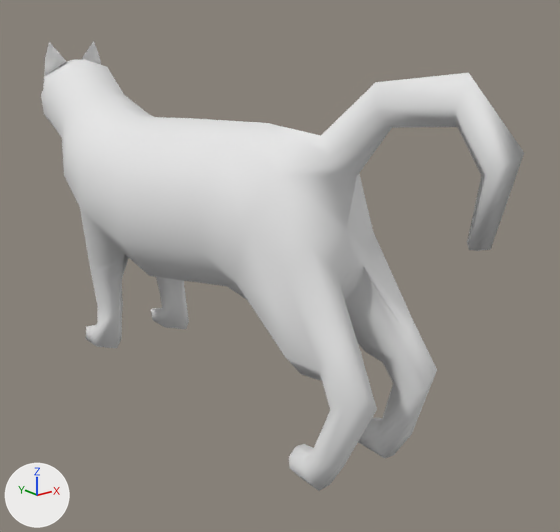
A saved change to the OBJ model examples/example0/assets/cat.obj.
Camera for both pictures: a 50 mm camera at (-0.496, -0.761, 0.243) aimed at (0.056, -0.071, -0.033). Every picture has the same lights, and +X, +Y and +Z are marked at lower left. Where no turn or scale is listed for an object, it has been applied to the vertices.
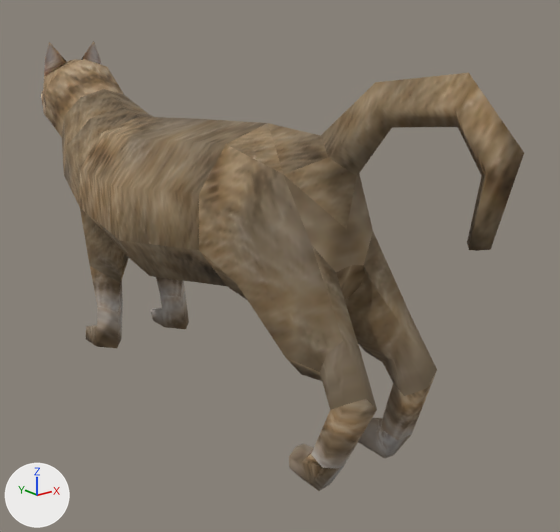
The change in detail:
Picture 'cat.png' (img_cat_png) is new.
Material 'cat' (mat_cat) is new.
Its texture is img_cat_png.
Its roughness is 0.821.
me_object_7 has 303 vertices, 608 faces and spans x -0.097..0.097, y -0.428..0.411, z -0.195..0.218.
me_object_7 no longer uses material mat_material_002 (white #e7e7e7).
me_object_7 now uses material mat_cat (picture img_cat_png).

Where the change shows, as pixel boxes (x1, y1, x2, y2) in the pictures (560 x 532 px):
'Object_7', recoloured (white to brown)
    both: (41, 41, 524, 491)
